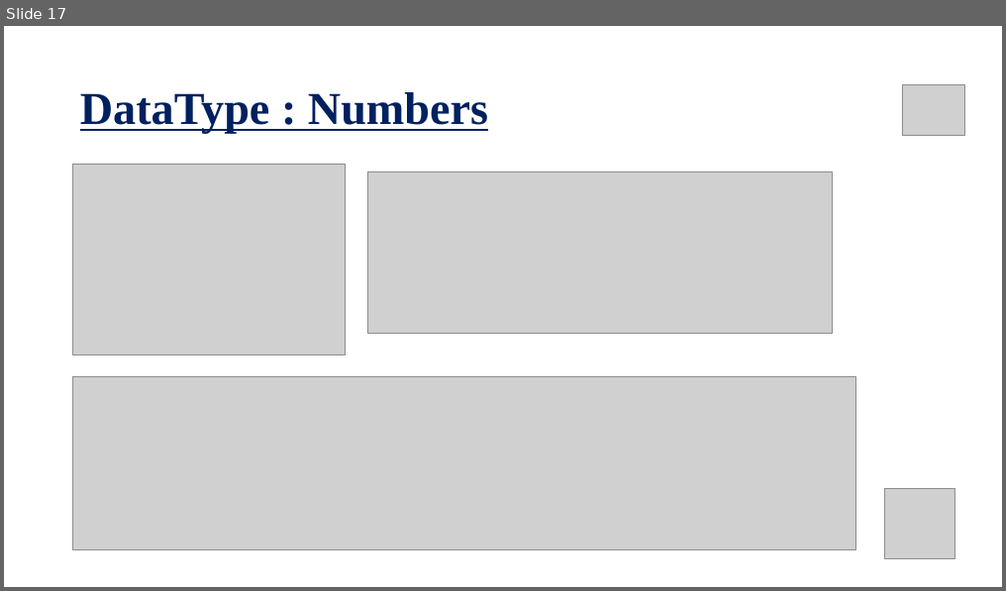
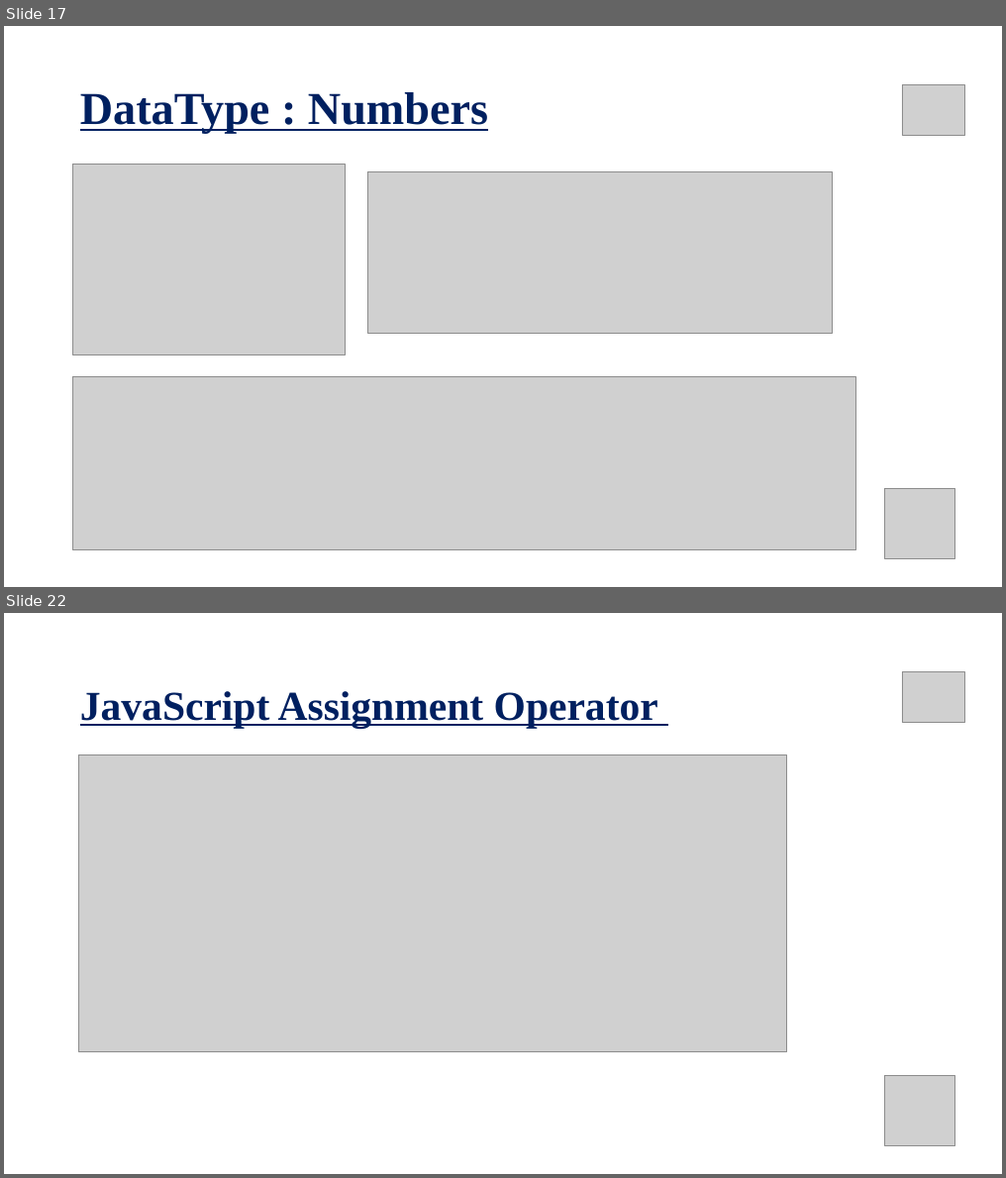
Before and after one commit to pappudey/Course-Code-, a slide deck: js 1st class slide - part 01 .pptx. Shown one above the other, each under a label of ours: slide 17 before the commit, slides 17 and 22 after it; the slides between them are not shown. The pictures are 1006x591 and 1006x1178 pixels, drawn with LibreOffice and Linux fonts; fonts in the diff are those of the drawing; grey boxes stand for pictures. Boxes give left, top, right and bottom in pixels: in the first picture for what was removed or moved away, otherwise in the second. Text is boxed around its words. In the diff, an @@ line names an element or a change of style, - is before the commit and + after.

```diff
--- a/js 1st class slide - part 01 .pptx
+++ b/js 1st class slide - part 01 .pptx
@@ slide 22 added at (4, 613, 1002, 1174), background #FFFFFF @@
@@ title added at (80, 691, 658, 729), 39.6 pt, text #002060, bold, underline @@
+JavaScript Assignment Operator
@@ picture added at (902, 672, 965, 723) @@
@@ picture added at (79, 756, 787, 1053) @@
@@ picture added at (885, 1075, 955, 1146) @@
```
Also in this commit, not shown: 8 other slides added, 1 slide removed, 1 other file.
